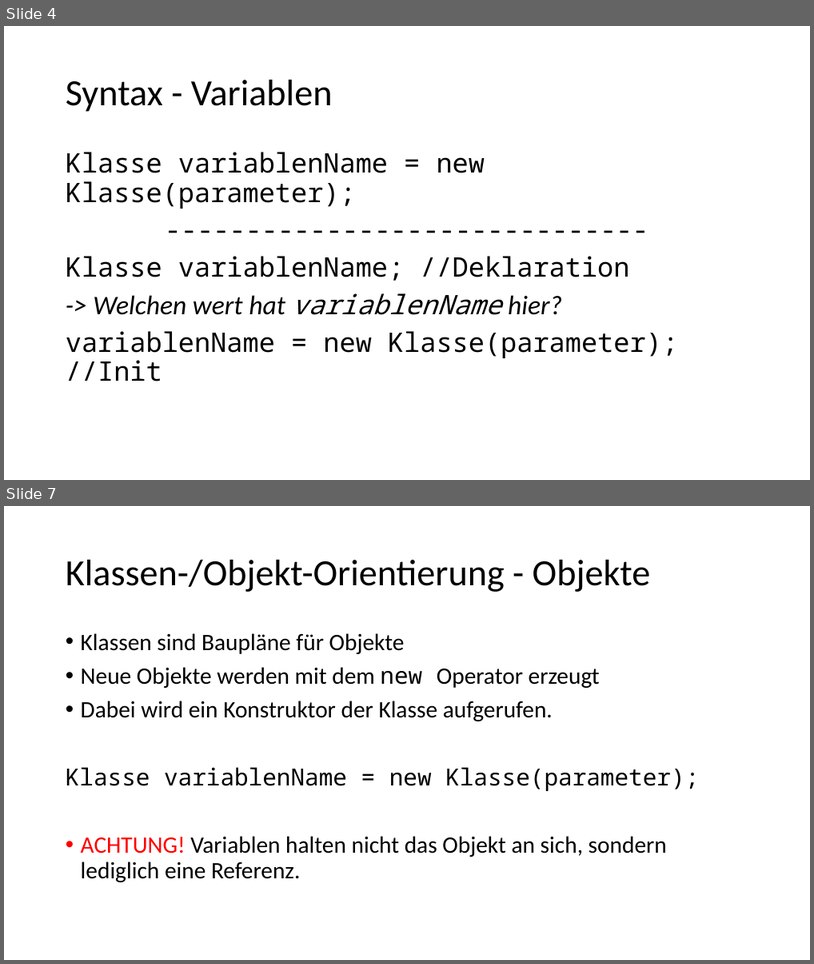
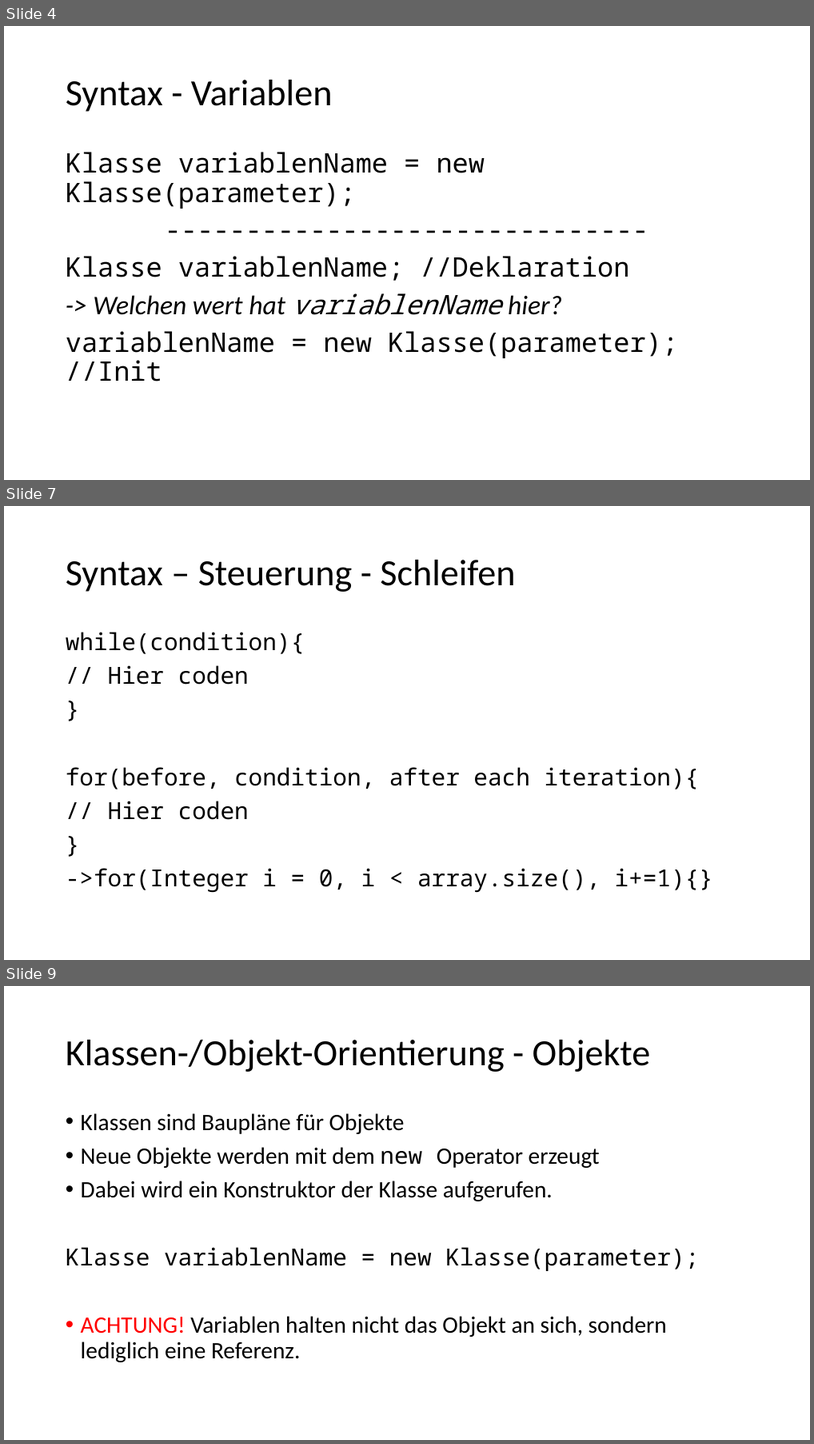
Before and after one commit to desombre/java_examples, a slide deck: CrashCourse_JAVA.pptx. Shown one above the other, each under a label of ours: slides 4 and 7 before the commit, slides 4, 7 and 9 after it; the slides between them are not shown. The pictures are 814x964 and 814x1444 pixels, drawn with LibreOffice and Linux fonts; fonts in the diff are those of the drawing. Boxes give left, top, right and bottom in pixels: in the first picture for what was removed or moved away, otherwise in the second. Text is boxed around its words. In the diff, an @@ line names an element or a change of style, - is before the commit and + after.

```diff
--- a/CrashCourse_JAVA.pptx
+++ b/CrashCourse_JAVA.pptx
@@ slide 7 added at (4, 506, 810, 960), background #FFFFFF @@
@@ title added at (66, 560, 515, 592), 44 pt, text #000000 @@
+Syntax – Steuerung - Schleifen
@@ text added at (66, 632, 714, 892), 28 pt, text #000000 @@
+while(condition){
+// Hier coden
+}
+for(before, condition, after each iteration){
+// Hier coden
+}
+->for(Integer i = 0, i < array.size(), i+=1){}
@@ what was slide 7 is now slide 9 @@
```
Also in this commit, not shown: 2 slides changed, 1 other slide added.
